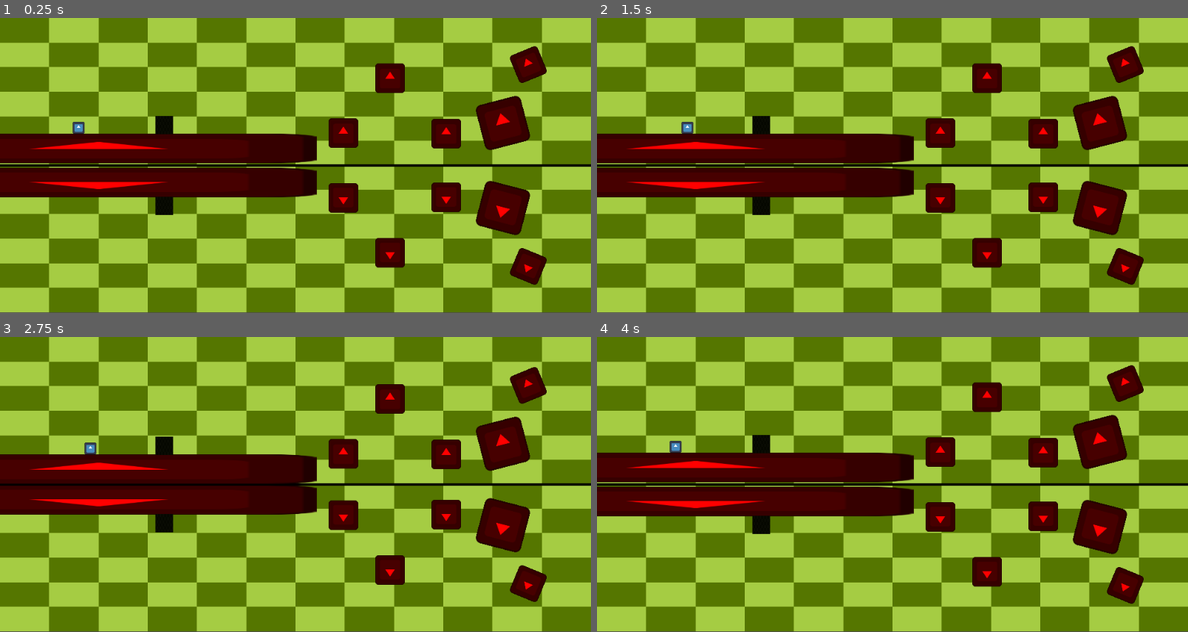
Above: before the commit, frames 1-4 (two rows, left to right).
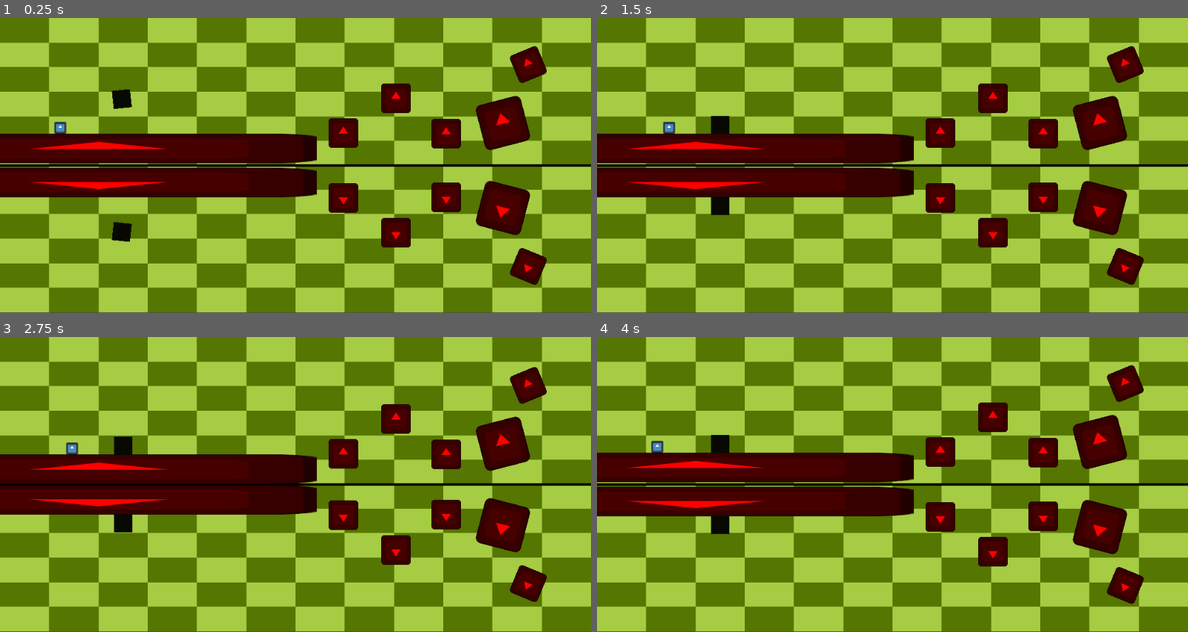
Above: after the commit, the same moments.

Repository: Rinkton/igu-summer-2024
Game: Godot game, scene res://main.tscn
Two runs of this game, one before a commit and one after it. Both use one fixed random seed, a clock stepped at 60 frames per second and the inputs below. The engine's default icon, where the game draws it, is replaced by a stand-in: a white triangle on a blue panel in a dark square.
Inputs (mouse positions are in pixels of both pictures, inside the frame that each line leads up to):
- Up to frame 1 (0.25 s): no input
- Up to frame 2 (1.5 s): move the mouse to (1022, 150) at 0.52 s; tap A (a) at 0.6 s; tap D (d) at 0.8, 1.35 s; tap Enter at 1.25 s; move the mouse to (774, 180) at 1.27 s
- Up to frame 3 (2.75 s): tap Mouse wheel down (scroll_down) at 1.55, 2.1 s; tap Space at 2 s; move the mouse to (354, 419) at 2.02 s; tap Mouse wheel up (scroll_up) at 2.3 s
- Up to frame 4 (4 s): tap Enter at 2.75 s; move the mouse to (862, 543) at 2.77 s; tap Mouse wheel up (scroll_up) at 2.85 s; tap W (w) at 3.05, 3.6 s; move the mouse to (1069, 528) at 3.52 s; tap A (a) at 3.8 s

The runs differ from the first frame. In frame 1, 2.5% of the frame differs, in the area x 9-70%, y 15-85%; in frame 2, 2.5%; in frame 3, 2.5%; in frame 4, 2.5%.

Commit message:
Change the logic of above and below objects, stuck at the resetting rigidbody forces

Diff:
--- a/prototypesym/axis.tscn
+++ b/prototypesym/axis.tscn
@@ -13,10 +13,11 @@
 height = 4
 
 [node name="axis" type="StaticBody2D"]
+collision_layer = 2
+collision_mask = 0
 
 [node name="CollisionShape2D" type="CollisionShape2D" parent="."]
 shape = SubResource("RectangleShape2D_3cuv0")
-disabled = true
 
 [node name="Sprite2D" type="Sprite2D" parent="."]
 texture = SubResource("GradientTexture2D_i4b8n")
--- a/prototypesym/character.gd
+++ b/prototypesym/character.gd
@@ -22,7 +22,7 @@
 		velocity.y += gravity
 		if velocity.y > 1000:
 			velocity.y = 1000
-	is_above = global_position.y < axis.global_position.y
+	check_is_above()
 
 	if Input.is_action_just_pressed('w') and is_on_floor():
 		velocity.y = -500
@@ -30,3 +30,6 @@
 	velocity.x = 100 * horz
 	velocity.x = 300 * horz
 	move_and_slide()
+
+func check_is_above():
+	is_above = global_position.y < axis.global_position.y
--- a/prototypesym/lasers_level.tscn
+++ b/prototypesym/lasers_level.tscn
@@ -40,38 +40,39 @@
 [node name="character" parent="." instance=ExtResource("4_1tvex")]
 position = Vector2(133, 137)
 
-[node name="world_objects" type="Node2D" parent="."]
+[node name="above" type="Node2D" parent="."]
 
-[node name="laser_receiver" parent="world_objects" instance=ExtResource("5_l4h0f")]
+[node name="laser_receiver" parent="above" instance=ExtResource("5_l4h0f")]
 position = Vector2(2, 353)
 rotation = 1.5708
 
-[node name="Sprite2D" parent="world_objects/laser_receiver" index="0"]
+[node name="Sprite2D" parent="above/laser_receiver" index="0"]
 texture = ExtResource("2_drkcf")
 
-[node name="obst5" parent="world_objects" instance=ExtResource("5_l4h0f")]
+[node name="obst5" parent="above" instance=ExtResource("5_l4h0f")]
 position = Vector2(130, 220)
 scale = Vector2(4.275, 1)
 
-[node name="obst6" parent="world_objects" instance=ExtResource("5_l4h0f")]
+[node name="obst6" parent="above" instance=ExtResource("5_l4h0f")]
 position = Vector2(297, 190)
 scale = Vector2(2, 2.18182)
 
-[node name="ray" parent="world_objects" instance=ExtResource("5_l4h0f")]
+[node name="ray" parent="above" instance=ExtResource("5_l4h0f")]
 position = Vector2(169, 189)
 rotation = 0.785398
+scale = Vector2(1, 1)
 
-[node name="Sprite2D" parent="world_objects/ray" index="0"]
+[node name="Sprite2D" parent="above/ray" index="0"]
 scale = Vector2(0.103043, 3.70499)
 
-[node name="CollisionShape2D" parent="world_objects/ray" index="1"]
+[node name="CollisionShape2D" parent="above/ray" index="1"]
 shape = null
 
-[node name="ray_source" parent="world_objects" instance=ExtResource("5_l4h0f")]
+[node name="ray_source" parent="above" instance=ExtResource("5_l4h0f")]
 position = Vector2(334, 24)
 rotation = 0.785398
 
-[node name="mirror_world_objects" type="Node2D" parent="."]
+[node name="below" type="Node2D" parent="."]
 
 [node name="Marker2D" type="Marker2D" parent="."]
 position = Vector2(577, 54)
@@ -85,5 +86,5 @@
 texture = SubResource("GradientTexture2D_lari6")
 metadata/_edit_lock_ = true
 
-[editable path="world_objects/laser_receiver"]
-[editable path="world_objects/ray"]
+[editable path="above/laser_receiver"]
+[editable path="above/ray"]
--- a/prototypesym/main.gd
+++ b/prototypesym/main.gd
@@ -1,39 +1,53 @@
 extends Node2D
 
+
+@onready var symmetric_link_res = preload("res://symmetry_link.tscn")
+@onready var cur_side = $above
 
 var character
 
 
 func _ready():
 	character = $character
-	for object in $world_objects.get_children():
+	for object in $above.get_children():
 		var new_object = object.duplicate()
+		var object_symmetric_link = symmetric_link_res.instantiate()
+		object_symmetric_link.obj = new_object
+		object.add_child(object_symmetric_link)
+		var new_object_symmetric_link = symmetric_link_res.instantiate()
+		new_object_symmetric_link.obj = object
+		new_object.add_child(new_object_symmetric_link)
 		#new_object.set_collision_layer_value(1,false)
-		object.add_child(new_object)
+		$below.add_child(new_object)
 
 func _process(_delta):
 
 	if Input.is_action_just_pressed("scroll_up"):
-		for object in $world_objects.get_children():
-			object.position.y -= 3
+		for object in cur_side.get_children():
+			object.position.y -= 3 * (1 if cur_side == $above else -1)
 	elif Input.is_action_just_pressed("scroll_down"):
-		for object in $world_objects.get_children():
-			object.position.y += 3
+		for object in cur_side.get_children():
+			object.position.y += 3 * (1 if cur_side == $above else -1)
 
+	character.check_is_above()
+	if character.is_above:
+		cur_side = $above
+	else:
+		cur_side = $below
 
-	for object in $world_objects.get_children():
-		#object.global_position += Vector2(1,-1)
-		#object.get_child(2).set_collision_layer_value(1,false)
-		object.get_child(2).get_child(0).material = null
-		object.get_child(2).z_index = -1
-		object.get_child(2).rotation = -object.rotation * 2
-		object.get_child(2).scale = Vector2(-1,-1)
-		object.get_child(2).global_position.x = object.global_position.x
-		object.get_child(2).global_position.y = (250 - object.global_position.y) + 250
-		#new_object.global_position.y = (250 - object.global_position.y)  + 250
-		if character.is_above:
-			object.get_child(2).get_node("CollisionShape2D").disabled = true
-			object.get_node("CollisionShape2D").disabled = false
+	for object in cur_side.get_children():
+		var symmetric_object = object.get_node("symmetry_link").obj
+		if cur_side == $above:
+			symmetric_object.get_child(0).material = null
+			symmetric_object.z_index = -1
+			if object.get("gravity_scale") and object.gravity_scale != 1:
+				object.gravity_scale = 1
 		else:
-			object.get_child(2).get_node("CollisionShape2D").disabled = false
-			object.get_node("CollisionShape2D").disabled = true
+			if object.get("gravity_scale") and object.gravity_scale != -1:
+				object.gravity_scale = -1
+		symmetric_object.global_position.y = (250 - object.global_position.y) + 250
+		symmetric_object.rotation = -object.rotation
+		symmetric_object.scale = Vector2(-object.scale.x,-object.scale.y)
+		symmetric_object.global_position.x = object.global_position.x
+		symmetric_object.get_node("CollisionShape2D").disabled = true
+		object.get_node("CollisionShape2D").disabled = false
--- a/prototypesym/main.tscn
+++ b/prototypesym/main.tscn
@@ -24,6 +24,7 @@
 position = Vector2(500, 125)
 scale = Vector2(5.21, 2.605)
 texture = ExtResource("1_1rblq")
+metadata/_edit_lock_ = true
 
 [node name="Sprite2D2" type="Sprite2D" parent="."]
 z_index = -2
@@ -31,44 +32,47 @@
 position = Vector2(500, 374)
 scale = Vector2(5.21, 2.605)
 texture = ExtResource("1_1rblq")
+metadata/_edit_lock_ = true
 
 [node name="axis" parent="." instance=ExtResource("3_23kuv")]
 position = Vector2(500, 250)
+metadata/_edit_lock_ = true
 
 [node name="character" parent="." instance=ExtResource("2_xquvy")]
-position = Vector2(133, 137)
+position = Vector2(102, 165)
 
-[node name="world_objects" type="Node2D" parent="."]
+[node name="above" type="Node2D" parent="."]
 
-[node name="obst1" parent="world_objects" instance=ExtResource("4_72qsx")]
+[node name="obst1" parent="above" instance=ExtResource("4_72qsx")]
 position = Vector2(894, 79)
 rotation = -0.392699
 
-[node name="obst2" parent="world_objects" instance=ExtResource("4_72qsx")]
+[node name="obst2" parent="above" instance=ExtResource("4_72qsx")]
 position = Vector2(851, 178)
 rotation = -0.253073
 scale = Vector2(1.555, 1.555)
 
-[node name="obst5" parent="world_objects" instance=ExtResource("4_72qsx")]
+[node name="obst5" parent="above" instance=ExtResource("4_72qsx")]
 position = Vector2(167, 221)
 scale = Vector2(14.595, 1)
 
-[node name="obst6" parent="world_objects" instance=ExtResource("4_72qsx")]
+[node name="obst6" parent="above" instance=ExtResource("4_72qsx")]
 position = Vector2(755, 196)
 
-[node name="obst7" parent="world_objects" instance=ExtResource("4_72qsx")]
-position = Vector2(660, 102)
+[node name="obst7" parent="above" instance=ExtResource("4_72qsx")]
+position = Vector2(670, 136)
 
-[node name="obst8" parent="world_objects" instance=ExtResource("4_72qsx")]
+[node name="obst8" parent="above" instance=ExtResource("4_72qsx")]
 position = Vector2(581, 195)
 
-[node name="push" parent="world_objects" instance=ExtResource("5_32rjb")]
-position = Vector2(278, 179)
+[node name="push" parent="above" instance=ExtResource("5_32rjb")]
+position = Vector2(218, 109)
 
-[node name="mirror_world_objects" type="Node2D" parent="."]
+[node name="below" type="Node2D" parent="."]
 
 [node name="Marker2D" type="Marker2D" parent="."]
 position = Vector2(577, 54)
+metadata/_edit_lock_ = true
 
 [node name="PointLight2D" type="PointLight2D" parent="."]
 position = Vector2(500, 125)
@@ -76,3 +80,4 @@
 range_z_min = 0
 range_z_max = 2
 texture = SubResource("GradientTexture2D_j2d1a")
+metadata/_edit_lock_ = true
--- a/prototypesym/node_2d.tscn
+++ b/prototypesym/node_2d.tscn
@@ -6,6 +6,7 @@
 size = Vector2(30, 30)
 
 [node name="push" type="RigidBody2D"]
+collision_mask = 3
 
 [node name="CollisionShape2D" type="CollisionShape2D" parent="."]
 shape = SubResource("RectangleShape2D_ntpfh")
--- a/prototypesym/project.godot
+++ b/prototypesym/project.godot
@@ -53,6 +53,10 @@
 ]
 }
 
+[layer_names]
+
+2d_physics/layer_2="for_push"
+
 [rendering]
 
 renderer/rendering_method="gl_compatibility"
--- a/prototypesym/push_at_the_ceiling_level.tscn
+++ b/prototypesym/push_at_the_ceiling_level.tscn
@@ -41,38 +41,38 @@
 [node name="character" parent="." instance=ExtResource("4_t7aqb")]
 position = Vector2(60, 175)
 
-[node name="world_objects" type="Node2D" parent="."]
+[node name="above" type="Node2D" parent="."]
 
-[node name="obst5" parent="world_objects" instance=ExtResource("5_ys24e")]
+[node name="obst5" parent="above" instance=ExtResource("5_ys24e")]
 position = Vector2(181, 221)
 scale = Vector2(5.795, 1)
 
-[node name="obst11" parent="world_objects" instance=ExtResource("5_ys24e")]
+[node name="obst11" parent="above" instance=ExtResource("5_ys24e")]
 position = Vector2(776, 226)
 scale = Vector2(7.755, 1)
 
-[node name="obst9" parent="world_objects" instance=ExtResource("5_ys24e")]
+[node name="obst9" parent="above" instance=ExtResource("5_ys24e")]
 position = Vector2(481, 33)
 scale = Vector2(3.515, 1)
 
-[node name="obst10" parent="world_objects" instance=ExtResource("5_ys24e")]
+[node name="obst10" parent="above" instance=ExtResource("5_ys24e")]
 position = Vector2(532, 123)
 scale = Vector2(1.995, 1)
 
-[node name="push" parent="world_objects" instance=ExtResource("6_3fail")]
+[node name="push" parent="above" instance=ExtResource("6_3fail")]
 position = Vector2(542, 81)
 
-[node name="put_the_box_on_to_win" parent="world_objects" instance=ExtResource("5_ys24e")]
+[node name="put_the_box_on_to_win" parent="above" instance=ExtResource("5_ys24e")]
 position = Vector2(844, 186)
 
-[node name="Sprite2D" parent="world_objects/put_the_box_on_to_win" index="0"]
+[node name="Sprite2D" parent="above/put_the_box_on_to_win" index="0"]
 modulate = Color(3.41728e-06, 0.638643, 0.362743, 1)
 texture = ExtResource("2_0tffq")
 
-[node name="CollisionShape2D" parent="world_objects/put_the_box_on_to_win" index="1"]
+[node name="CollisionShape2D" parent="above/put_the_box_on_to_win" index="1"]
 shape = null
 
-[node name="mirror_world_objects" type="Node2D" parent="."]
+[node name="below" type="Node2D" parent="."]
 
 [node name="Marker2D" type="Marker2D" parent="."]
 position = Vector2(577, 54)
@@ -86,4 +86,4 @@
 texture = SubResource("GradientTexture2D_n1n7m")
 metadata/_edit_lock_ = true
 
-[editable path="world_objects/put_the_box_on_to_win"]
+[editable path="above/put_the_box_on_to_win"]
--- /dev/null
+++ b/prototypesym/symmetry_link.gd
@@ -0,0 +1,4 @@
+extends Node
+
+
+var obj
--- /dev/null
+++ b/prototypesym/symmetry_link.tscn
@@ -0,0 +1,6 @@
+[gd_scene load_steps=2 format=3 uid="uid://dp5lnd3xgbw5c"]
+
+[ext_resource type="Script" path="res://symmetry_link.gd" id="1_3yjke"]
+
+[node name="symmetry_link" type="Node"]
+script = ExtResource("1_3yjke")
